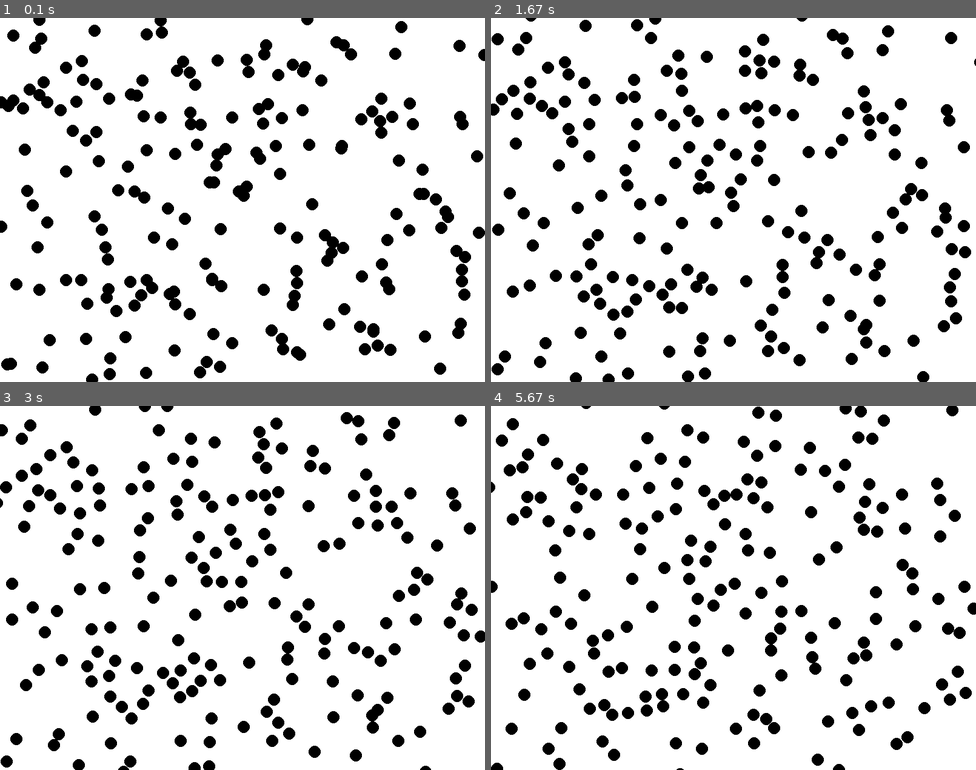
Above: before the commit, frames 1-4 (two rows, left to right).
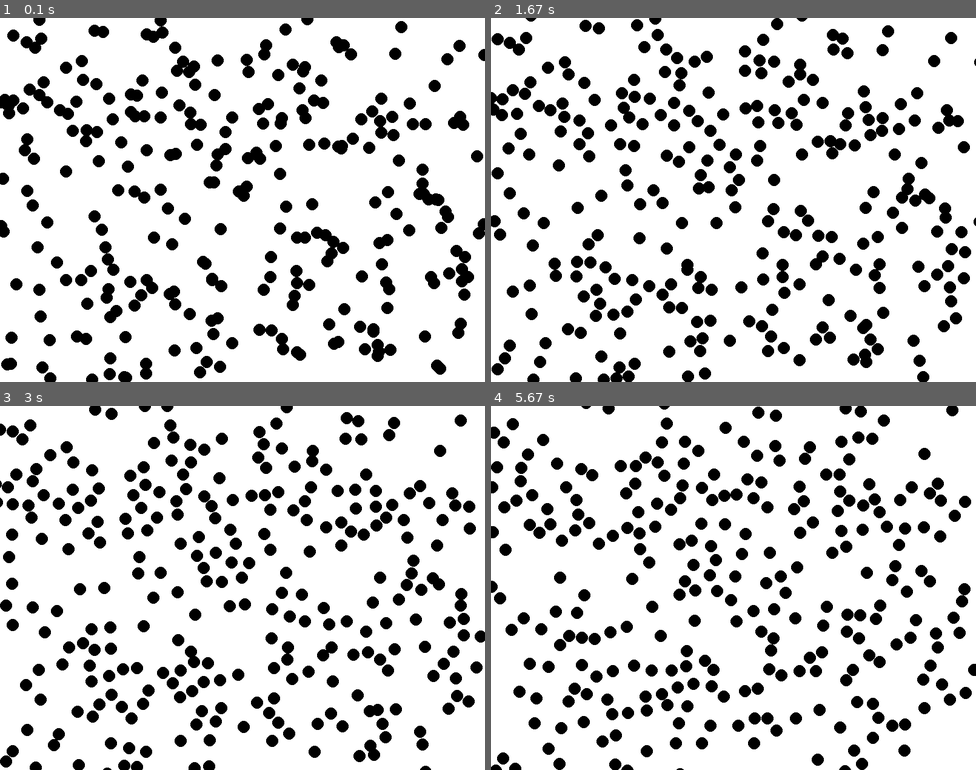
Above: after the commit, the same moments.

Repository: rafal-majewski/cellular-life-simulation
Game: pygame game, started from src/__main__.py
The game is run twice, just before and just after one commit, with the same random seed, the same clock (stepped at 60 frames per second) and the same inputs.
Inputs:
- Up to frame 1 (0.1 s): no input
- Up to frame 2 (1.67 s): no input
- Up to frame 3 (3 s): no input
- Up to frame 4 (5.67 s): tap Enter every 0.33 s from 3.33 to 5.33 s

The runs differ from the first frame. In frame 1, 4.3% of the frame differs, in the area x 0-100%, y 1-100%; in frame 2, 7.7%; in frame 3, 10%; in frame 4, 15%, in the area x 0-100%, y 0-100%.

Commit message:
quadtree implementation stub

Diff:
--- a/src/engine/World.py
+++ b/src/engine/World.py
@@ -6,6 +6,8 @@
 from src.engine.physics.JointView import JointView
 from src.utils.dim2.Dim2 import Dim2
 from src.engine.physics.MovementResolver import MovementResolver
+from src.engine.quadtree.Quadtree import Quadtree
+from src.utils.dim2.FloatDim2 import FloatDim2
 
 
 class World:
@@ -22,10 +24,15 @@
 		self.collisionResolver: CollisionResolver = collisionResolver
 		self.jointResolver: JointResolver = jointResolver
 		self.moveResolver: MovementResolver = movementResolver
+		self.quadtree = Quadtree(
+			minChunkSize=FloatDim2(3, 3),
+			maxChunkSize=FloatDim2(30, 30)
+		)
 		self.size: Dim2 = size
 
 	def addCell(self, cell: Cell) -> None:
 		self._cells.add(cell)
+		self.quadtree.addCell(cell)
 
 	def addJoint(self, joint: Joint) -> None:
 		self._joints.add(joint)
@@ -40,8 +47,10 @@
 
 	def applyCellView(self, cellView: CellView) -> None:
 		cell: Cell = cellView._cell
+		self.quadtree.removeCell(cell)
 		cell.position = cellView.position
 		cell.velocity = cellView.velocity
+		self.quadtree.addCell(cell)
 
 	def applyJointView(self, jointView: JointView) -> None:
 		cellView1: CellView = jointView.cell1
@@ -53,8 +62,9 @@
 		cellsList: list[Cell] = list(self.cells)
 		for i1 in range(len(cellsList)):
 			cell1: Cell = cellsList[i1]
-			for i2 in range(i1 + 1, len(cellsList)):
-				cell2: Cell = cellsList[i2]
+			possibleCollisions: set[Cell] = self.quadtree.getNeighbors(cell1.boundingBox)
+			possibleCollisions.remove(cell1)
+			for cell2 in possibleCollisions:
 				cellView1: CellView = CellView(cell1)
 				cellView2: CellView = CellView(cell2)
 				self.collisionResolver.resolve(cellView1, cellView2)
--- a/src/engine/quadtree/Chunk.py
+++ b/src/engine/quadtree/Chunk.py
@@ -1,7 +1,81 @@
-class Chunk:
-	def __init__(self, *, size: float) -> None:
-		self._size: float = size
+from __future__ import annotations
+from typing import Any
+from src.utils.dim2.FloatDim2 import FloatDim2
+from src.utils.point2.FloatPoint2 import FloatPoint2
+from src.engine.Cell import Cell
+from abc import ABC, abstractmethod
+# from src.engine.quadtree.NonFinalChunk import NonFinalChunk
+# from src.engine.quadtree.FinalChunk import FinalChunk
+# from src.engine.quadtree.Quadtree import Quadtree
+
+
+class Chunk(ABC):
+	def __init__(
+		self,
+		*,
+		quadtree: Any,
+		realPosition: FloatPoint2,
+		size: FloatDim2
+	) -> None:
+		self._realPosition: FloatPoint2 = realPosition
+		self._size: FloatDim2 = size
+		self._cells: set[Cell] = set[Cell]()
 
 	@property
-	def size(self) -> float:
+	def size(self) -> FloatDim2:
 		return self._size
+
+	@property
+	def realPosition(self) -> FloatPoint2:
+		return self._realPosition
+
+	@abstractmethod
+	def addCellByPoint(self, cell: Cell, point: FloatPoint2) -> None:
+		pass
+
+	def removeCell(self, cell: Cell) -> None:
+		self._cells.remove(cell)
+
+	@abstractmethod
+	def isEmpty(self) -> bool:
+		pass
+
+	@staticmethod
+	def create(
+		*,
+		quadtree: Any,
+		realPosition: FloatPoint2,
+		size: FloatDim2,
+	) -> Chunk:
+		# if size / 2 < minSize:
+		# 	return FinalChunk(
+		# 		quadtree=quadtree,
+		# 		realPosition=realPosition,
+		# 		size=size
+		# 	)
+		return FinalChunk(
+			quadtree=quadtree,
+			realPosition=realPosition,
+			size=size,
+		)
+
+
+class FinalChunk(Chunk):
+	def __init__(
+		self,
+		*,
+		quadtree: Any,
+		realPosition: FloatPoint2,
+		size: FloatDim2
+	) -> None:
+		super().__init__(
+			quadtree=quadtree,
+			realPosition=realPosition,
+			size=size
+		)
+
+	def addCellByPoint(self, cell: Cell, point: FloatPoint2) -> None:
+		self._cells.add(cell)
+
+	def isEmpty(self) -> bool:
+		return len(self._cells) == 0
--- a/src/engine/quadtree/Quadtree.py
+++ b/src/engine/quadtree/Quadtree.py
@@ -1,44 +1,124 @@
-from numbers import Integral
+from typing import Optional
 from src.engine.Cell import Cell
 from src.engine.quadtree.Chunk import Chunk
 from src.utils.point2.FloatPoint2 import FloatPoint2
 from src.utils.point2.IntPoint2 import IntPoint2
+from src.utils.dim2.FloatDim2 import FloatDim2
+from src.engine.BoundingBox2 import BoundingBox2
+
 
 
 class Quadtree:
-	def __init__(self, *, minChunkSize: float, maxChunkSize: float) -> None:
-		self._minChunkSize: float = minChunkSize
-		self._maxChunkSize: float = maxChunkSize
-		self._chunks: dict[int, dict[int, Chunk]] = dict[int, dict[int, Chunk]]()
+	def assertValidChunkSizeBoundaries(
+		self,
+		minChunkSize: FloatDim2,
+		maxChunkSize: FloatDim2,
+	) -> None:
+		if minChunkSize.width > maxChunkSize.width \
+			or minChunkSize.height > maxChunkSize.height:
+			raise ValueError(
+				"Min chunk size must be smaller than max chunk size"
+			)
+
+	def __init__(
+		self,
+		*,
+		minChunkSize: FloatDim2,
+		maxChunkSize: FloatDim2
+	) -> None:
+		self.assertValidChunkSizeBoundaries(minChunkSize, maxChunkSize)
+		self._minChunkSize: FloatDim2 = minChunkSize
+		self._maxChunkSize: FloatDim2 = maxChunkSize
+		self._mainChunks: dict[int, dict[int, Chunk]] = dict[int, dict[int, Chunk]]()
+		self._chunksByCell: dict[Cell, set[Chunk]] = dict[Cell, set[Chunk]]()
 
 	@property
-	def minChunkSize(self) -> float:
+	def minChunkSize(self) -> FloatDim2:
 		return self._minChunkSize
 
 	def assertCellFits(self, cell: Cell) -> None:
-		if cell.boundingBox.size.width > self._maxChunkSize \
-			or cell.boundingBox.size.height > self._maxChunkSize:
+		if cell.boundingBox.size.width > self._maxChunkSize.width \
+			or cell.boundingBox.size.height > self._maxChunkSize.height:
 			raise ValueError(
-				f"Cell is too big to fit in a quadtree: {cell.boundingBox}"
+				"Cell does not fit"
 			)
 
 	@property
-	def maxChunkSize(self) -> float:
+	def maxChunkSize(self) -> FloatDim2:
 		return self._maxChunkSize
 
-	# def _getOrGetCreateChunk(self, chunkPosition: IntPoint2) -> Chunk:
-	# 	if chunkPosition.y not in self._chunks:
-	# 		self._chunks[chunkPosition.y] = dict[int, Chunk]()
-	# 	pass
-		# if chunkPosition.x not in self._chunks:
-		# 	self._chunks[chunkPosition.x] = dict[int, Chunk]()
-		# if chunkPosition.y not in self._chunks[chunkPosition.x]:
-		# 	self._chunks[chunkPosition.x][chunkPosition.y] =\
-		# 		Chunk(size=self._minChunkSize)
-		# return self._chunks[chunkPosition.x][chunkPosition.y]
+	def _createChunkIfDoesntExist(self, chunkPosition: IntPoint2) -> None:
+		if chunkPosition.y not in self._mainChunks:
+			self._mainChunks[chunkPosition.y] = dict[int, Chunk]()
+		if chunkPosition.x not in self._mainChunks[chunkPosition.y]:
+			realChunkPosition: FloatPoint2 = FloatPoint2.fromPoint2(
+				chunkPosition
+			).multiplyComponents(FloatPoint2.fromDim2(self._maxChunkSize))
 
-	# def _addCellByPoint(self, cell: Cell, point: Point2) -> None:
-	# 	chunk: Chunk = self._chunks[point.x][point.y]
-	# 	chunk.addCell(cell)
+			self._mainChunks[chunkPosition.y][chunkPosition.x] = Chunk.create(
+				quadtree=self,
+				realPosition=realChunkPosition,
+				size=self._maxChunkSize,
+			)
 
-	# def addCell(self,
+	def _getOrCreateGetChunk(self, chunkPosition: IntPoint2) -> Chunk:
+		self._createChunkIfDoesntExist(chunkPosition)
+		return self._mainChunks[chunkPosition.y][chunkPosition.x]
+
+	def _getChunk(self, chunkPosition: IntPoint2) -> Optional[Chunk]:
+		if chunkPosition.y in self._mainChunks:
+			if chunkPosition.x in self._mainChunks[chunkPosition.y]:
+				return self._mainChunks[chunkPosition.y][chunkPosition.x]
+		return None
+
+	def _addCellByPoint(self, cell: Cell, point: FloatPoint2) -> None:
+		chunkPosition: IntPoint2 = IntPoint2.fromPoint2(
+			(point + FloatPoint2.fromDim2(self._maxChunkSize / 2))
+			.divideComponents(FloatPoint2.fromDim2(self._maxChunkSize))
+			.floor()
+		)
+		chunk: Chunk = self._getOrCreateGetChunk(chunkPosition)
+		self._chunksByCell[cell].add(chunk)
+		chunk.addCellByPoint(cell, point)
+
+	def addCell(self, cell: Cell) -> None:
+		self.assertCellFits(cell)
+		self._chunksByCell[cell] = set[Chunk]()
+		self._addCellByPoint(cell, cell.boundingBox.topLeft)
+		self._addCellByPoint(cell, cell.boundingBox.topRight)
+		self._addCellByPoint(cell, cell.boundingBox.bottomLeft)
+		self._addCellByPoint(cell, cell.boundingBox.bottomRight)
+
+	def removeCell(self, cell: Cell) -> None:
+		for chunk in self._chunksByCell[cell]:
+			chunk.removeCell(cell)
+			if chunk.isEmpty():
+				chunkPosition: IntPoint2 = IntPoint2.fromPoint2(
+						chunk.realPosition.divideComponents(
+						FloatPoint2.fromDim2(self._maxChunkSize)
+					).floor()
+				)
+				del self._mainChunks[chunkPosition.y][chunkPosition.x]
+				if len(self._mainChunks[chunkPosition.y]) == 0:
+					del self._mainChunks[chunkPosition.y]
+		del self._chunksByCell[cell]
+
+	def _getNeighborsByPoint(self, point: FloatPoint2, acc: set[Cell]) -> None:
+		chunkPosition: IntPoint2 = IntPoint2.fromPoint2(
+			(point + FloatPoint2.fromDim2(self._maxChunkSize / 2))
+			.divideComponents(FloatPoint2.fromDim2(self._maxChunkSize))
+			.floor()
+		)
+		chunk: Optional[Chunk] = self._getChunk(chunkPosition)
+		if chunk is not None:
+			for cell in chunk._cells:
+				acc.add(cell)
+
+	def getNeighbors(self, boundingBox: BoundingBox2) -> set[Cell]:
+		# assert
+		neighbors: set[Cell] = set[Cell]()
+		self._getNeighborsByPoint(boundingBox.topLeft, neighbors)
+		self._getNeighborsByPoint(boundingBox.topRight, neighbors)
+		self._getNeighborsByPoint(boundingBox.bottomLeft, neighbors)
+		self._getNeighborsByPoint(boundingBox.bottomRight, neighbors)
+		return neighbors
--- a/src/game/Game.py
+++ b/src/game/Game.py
@@ -61,7 +61,7 @@
 		self.world.addCell(air)
 
 	def start(self) -> None:
-		for i in range(200):
+		for i in range(280):
 			self.spawnAir()
 		self.display()
 		while True:
--- a/src/pygameimp/Camera.py
+++ b/src/pygameimp/Camera.py
@@ -2,6 +2,7 @@
 from src.engine.World import World
 from src.pygameimp.Drawer import Drawer
 from src.utils.point2.FloatPoint2 import FloatPoint2
+from src.engine.quadtree.Quadtree import Quadtree
 
 
 class Camera(AbstractMoveableCamera):
@@ -13,4 +14,8 @@
 		self.drawer.clear()
 		for cell in world.cells:
 			self.drawer.drawCell(cell, self)
+		quadtree: Quadtree = world.quadtree
+		# for y in quadtree._mainChunks:
+		# 	for x in quadtree._mainChunks[y]:
+		# 		self.drawer.drawChunk(quadtree._mainChunks[y][x], self)
 		self.drawer.display()
--- a/src/pygameimp/Drawer.py
+++ b/src/pygameimp/Drawer.py
@@ -3,6 +3,7 @@
 from src.abstractcamera.AbstractMoveableCamera import AbstractMoveableCamera
 import pygame
 from src.utils.point2.FloatPoint2 import FloatPoint2
+from src.engine.quadtree.Chunk import Chunk
 
 
 class Drawer:
@@ -16,10 +17,14 @@
 			self.surface.get_height() / 2,
 		)
 
-	def drawCell(self, cell: Cell, camera: AbstractMoveableCamera) -> None:
-		positionOnScreen: FloatPoint2 = cell.position \
+	def _translate(self, point: FloatPoint2, camera: AbstractMoveableCamera) -> FloatPoint2:
+		return point \
 			- camera.position \
 			+ self.surfaceCenterPosition
+
+	def drawCell(self, cell: Cell, camera: AbstractMoveableCamera) -> None:
+		positionOnScreen: FloatPoint2 = self._translate(cell.position, camera)
+
 		pygame.draw.circle(
 			self.surface,
 			(0, 0, 0),
@@ -32,3 +37,33 @@
 
 	def display(self) -> None:
 		pygame.display.flip()
+
+	# def drawChunk(self, chunk: Chunk, camera: AbstractMoveableCamera) -> None:
+	# 	topLeft: FloatPoint2 = self._translate(
+	# 		chunk.realPosition - FloatPoint2.fromDim2(chunk.size) / 2,
+	# 		camera
+	# 	)
+	# 	pygame.draw.line(
+	# 		self.surface,
+	# 		(255, 0, 0),
+	# 		(int(topLeft.x), int(topLeft.y)),
+	# 		(int(topLeft.x + chunk.size.width), int(topLeft.y)),
+	# 	)
+	# 	pygame.draw.line(
+	# 		self.surface,
+	# 		(255, 0, 0),
+	# 		(int(topLeft.x), int(topLeft.y)),
+	# 		(int(topLeft.x), int(topLeft.y + chunk.size.height)),
+	# 	)
+	# 	pygame.draw.line(
+	# 		self.surface,
+	# 		(255, 0, 0),
+	# 		(int(topLeft.x + chunk.size.width), int(topLeft.y)),
+	# 		(int(topLeft.x + chunk.size.width), int(topLeft.y + chunk.size.height)),
+	# 	)
+	# 	pygame.draw.line(
+	# 		self.surface,
+	# 		(255, 0, 0),
+	# 		(int(topLeft.x), int(topLeft.y + chunk.size.height)),
+	# 		(int(topLeft.x + chunk.size.width), int(topLeft.y + chunk.size.height)),
+	# 	)
